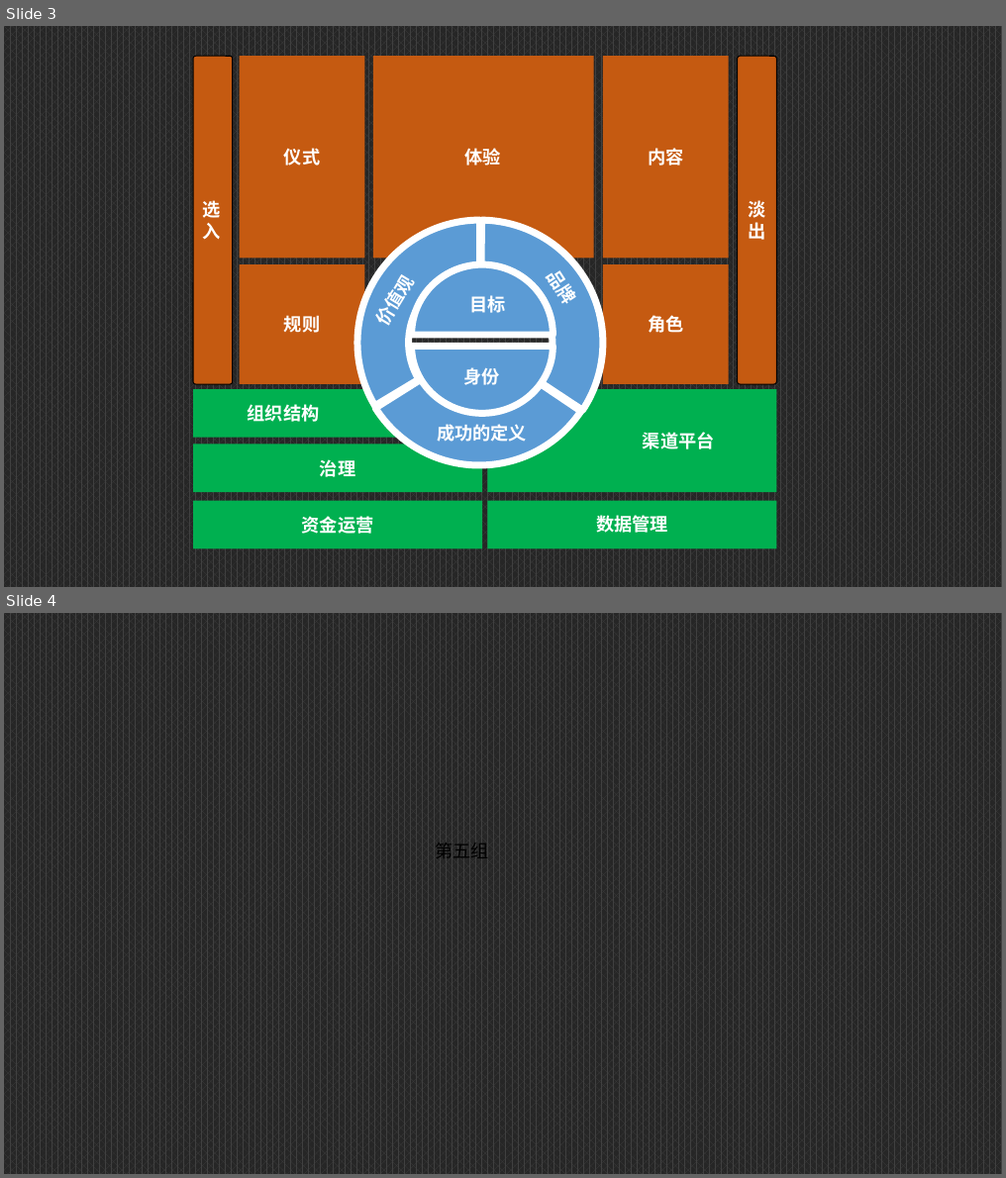
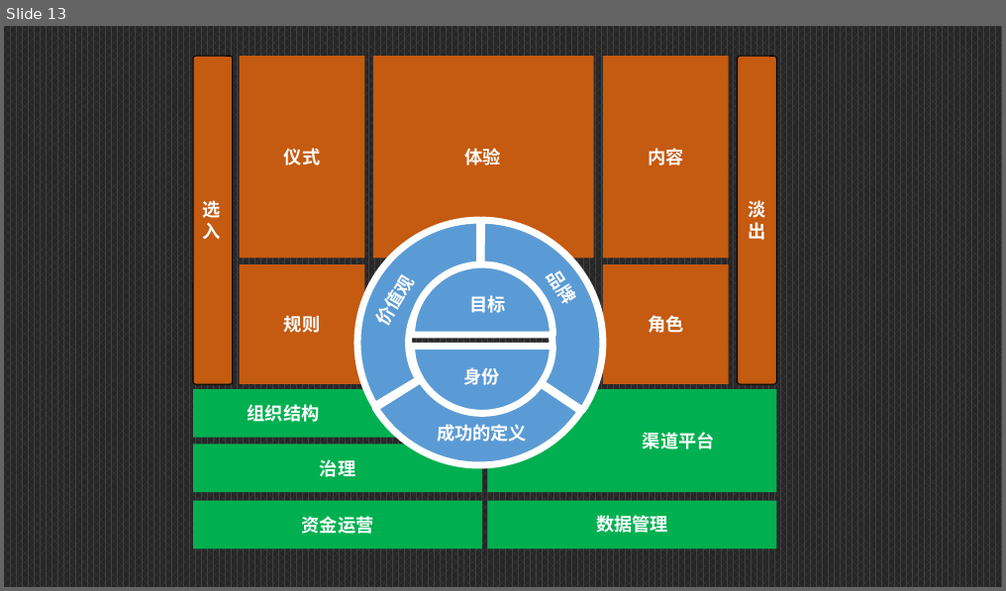
Before and after one commit to Tisingdeng/2017-TSINGHUA-MEM-Group5, a slide deck: 15日晨会汇报.pptx. Shown one above the other, each under a label of ours: slides 3 and 4 before the commit, slide 13 after it. The pictures are 1006x1178 and 1006x591 pixels, drawn with LibreOffice and Linux fonts; fonts in the diff are those of the drawing. Boxes give left, top, right and bottom in pixels: in the first picture for what was removed or moved away, otherwise in the second. Text is boxed around its words. In the diff, an @@ line names an element or a change of style, - is before the commit and + after.

```diff
--- a/15日晨会汇报.pptx
+++ b/15日晨会汇报.pptx
@@ slide 4 removed at (4, 613, 1002, 1174), background pattern #404040 on #262626 @@
@@ text removed at (435, 837, 489, 862) @@
-第五组
@@ what was slide 3 is now slide 13 @@
```
Also in this commit, not shown: 1 slide changed, 10 slides added, 7 other slides removed.
